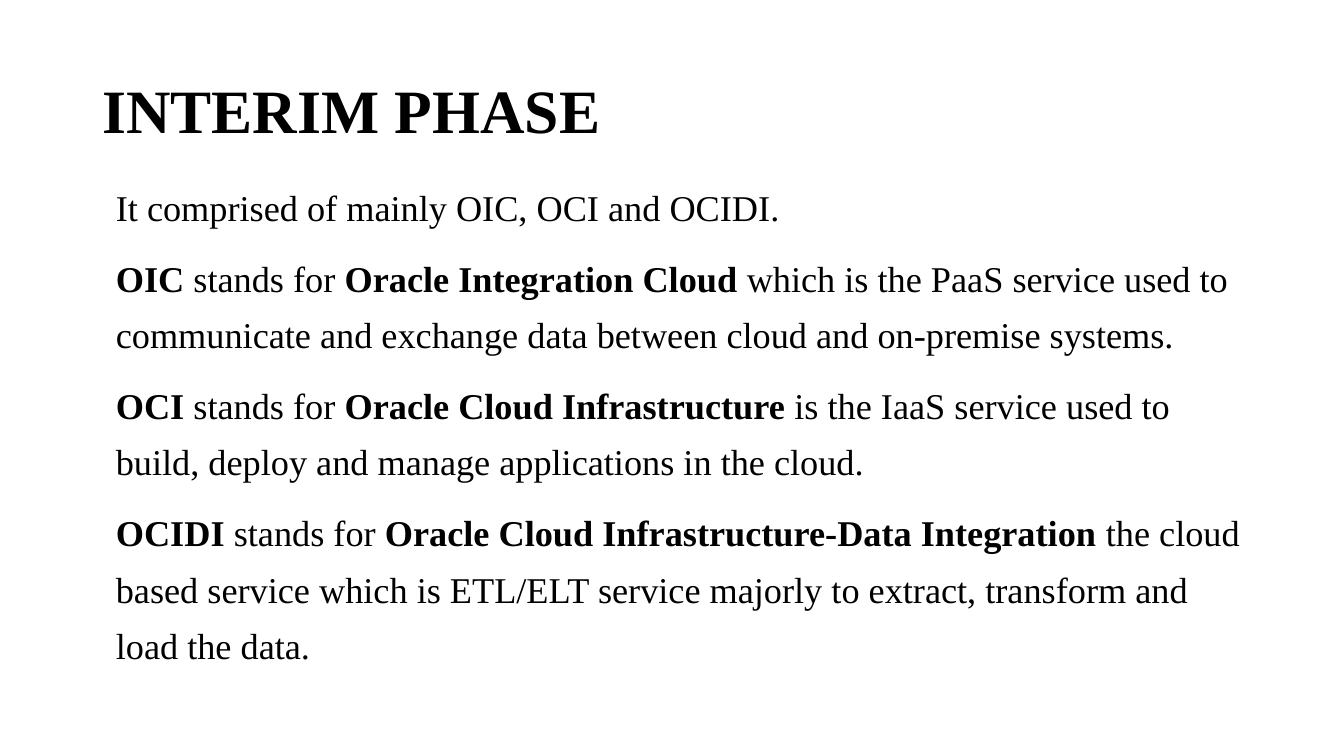
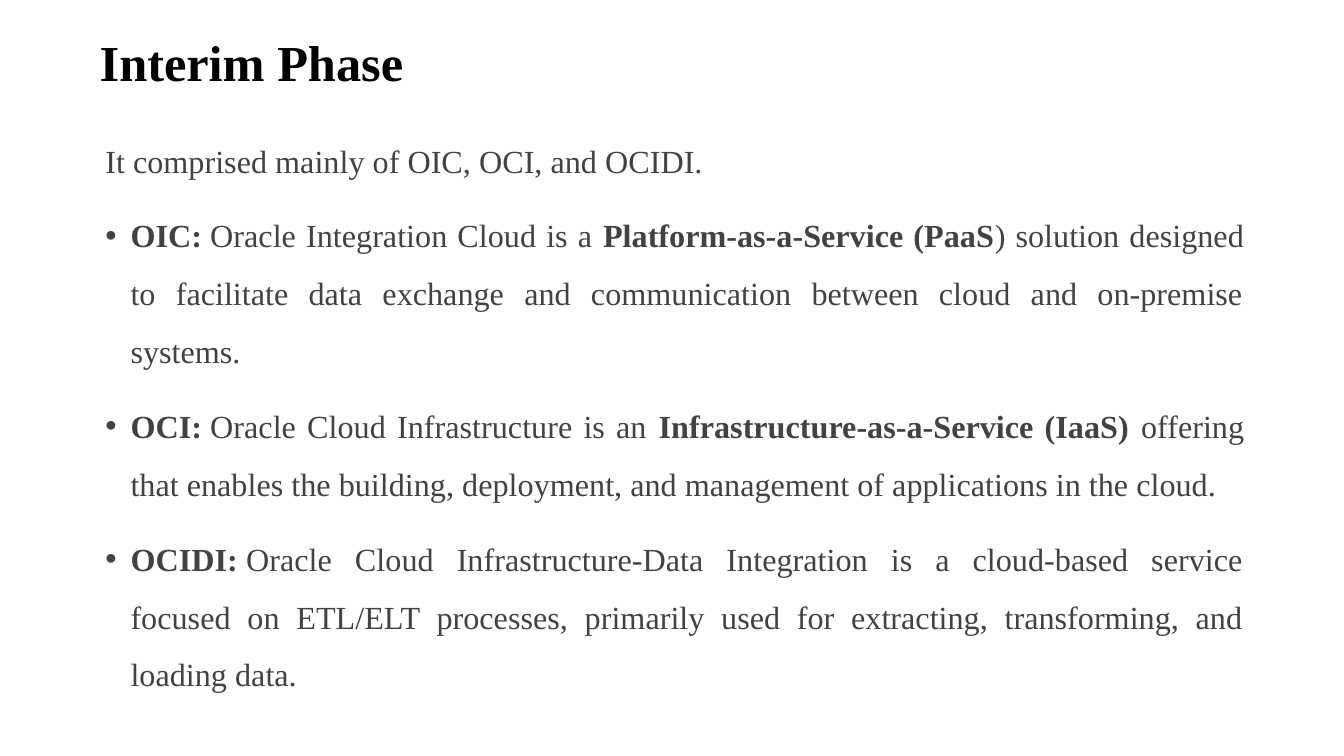
Before and after one commit to hariniariv/Report, a slide deck: slide 6 of ORACLE APEX.pptx. Drawn at 1344x756 pixels with LibreOffice and Linux fonts; fonts in the diff are those of the drawing. Boxes give left, top, right and bottom in pixels: in the first picture for what was removed or moved away, otherwise in the second. Text is boxed around its words. In the diff, an @@ line names an element or a change of style, - is before the commit and + after.

```diff
--- a/ORACLE APEX.pptx
+++ b/ORACLE APEX.pptx
@@ title at [100, 46, 403, 82]: text changed; size 44 to 36 pt @@
-INTERIM PHASE
+Interim Phase
@@ text at [105, 150, 1244, 693]: text changed; size 25.9 to 23 pt; text colour #000000 to #424242 @@
-It comprised of mainly OIC, OCI and OCIDI.
-OIC stands for Oracle Integration Cloud which is the PaaS service used to communicate and exchange data between cloud and on-premise systems.
-OCI stands for Oracle Cloud Infrastructure is the IaaS service used to build, deploy and manage applications in the cloud.
-OCIDI stands for Oracle Cloud Infrastructure-Data Integration the cloud based service which is ETL/ELT service majorly to extract, transform and load the data.
+It comprised mainly of OIC, OCI, and OCIDI.
+• OIC: Oracle Integration Cloud is a Platform-as-a-Service (PaaS) solution designed to facilitate data exchange and communication between cloud and on-premise systems.
+• OCI: Oracle Cloud Infrastructure is an Infrastructure-as-a-Service (IaaS) offering that enables the building, deployment, and management of applications in the cloud.
+• OCIDI: Oracle Cloud Infrastructure-Data Integration is a cloud-based service focused on ETL/ELT processes, primarily used for extracting, transforming, and loading data.
```
Also in this commit, not shown: 15 other slides changed, 4 slides added, 5 slides removed.
